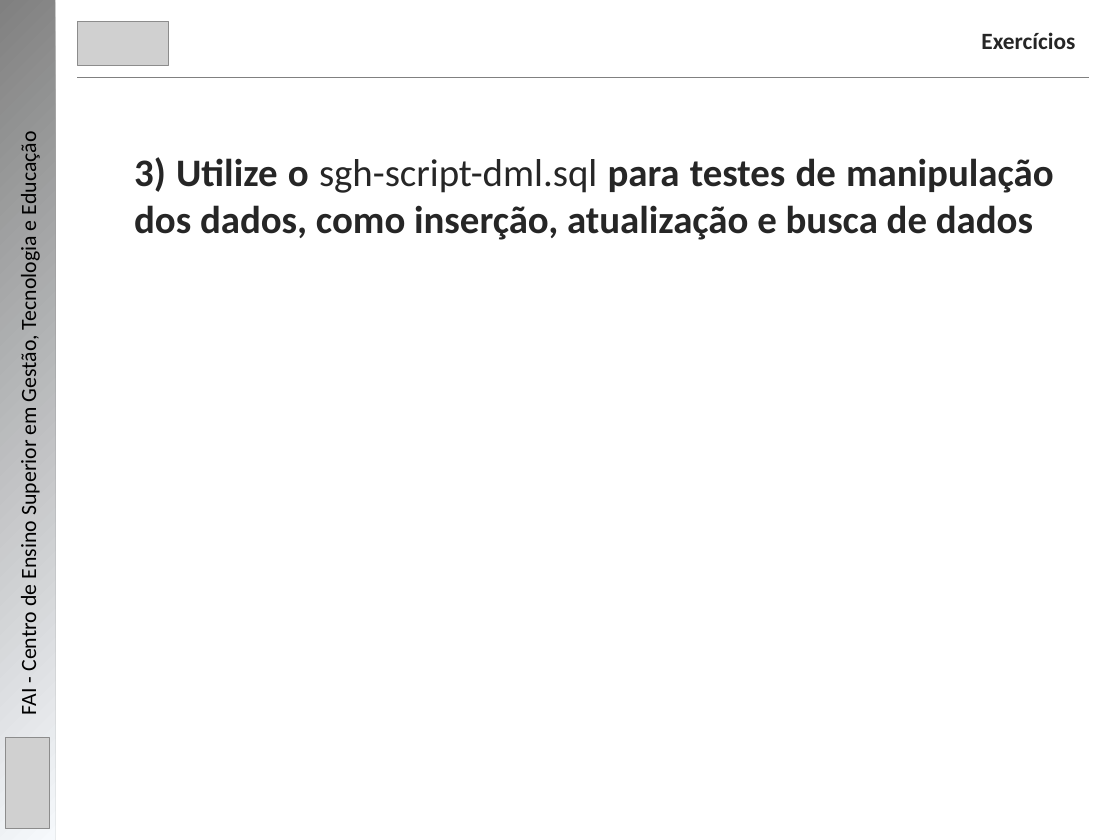
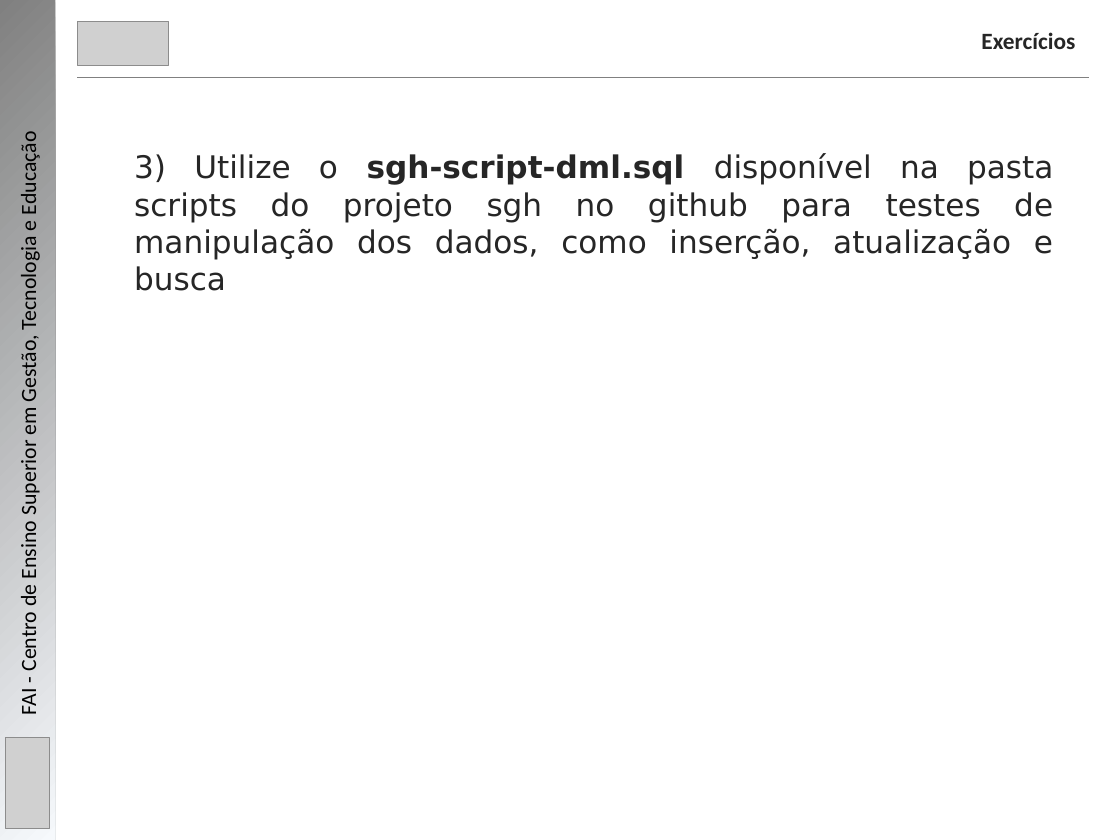
Before and after one commit to mbernardesp/lab-dev-software-sgh, a slide deck: slide 6 of slides/planejamento-implementação-db-sgh.pptx. Drawn at 1120x840 pixels with LibreOffice and Linux fonts; fonts in the diff are those of the drawing; grey boxes stand for pictures. Boxes give left, top, right and bottom in pixels: in the first picture for what was removed or moved away, otherwise in the second. Text is boxed around its words. In the diff, an @@ line names an element or a change of style, - is before the commit and + after.

Commit message:
- Atualização dos slides

```diff
--- a/slides/planejamento-implementação-db-sgh.pptx
+++ b/slides/planejamento-implementação-db-sgh.pptx
@@ text at (x1=134, y1=153, x2=1053, y2=291): text changed; size 25 to 20 pt; font Calibri to DejaVu Sans; bold off @@
-3) Utilize o sgh-script-dml.sql para testes de manipulação dos dados, como inserção, atualização e busca de dados
+3) Utilize o sgh-script-dml.sql disponível na pasta scripts do projeto sgh no github para testes de manipulação dos dados, como inserção, atualização e busca
```
Also in this commit, not shown: 1 other slide changed.
